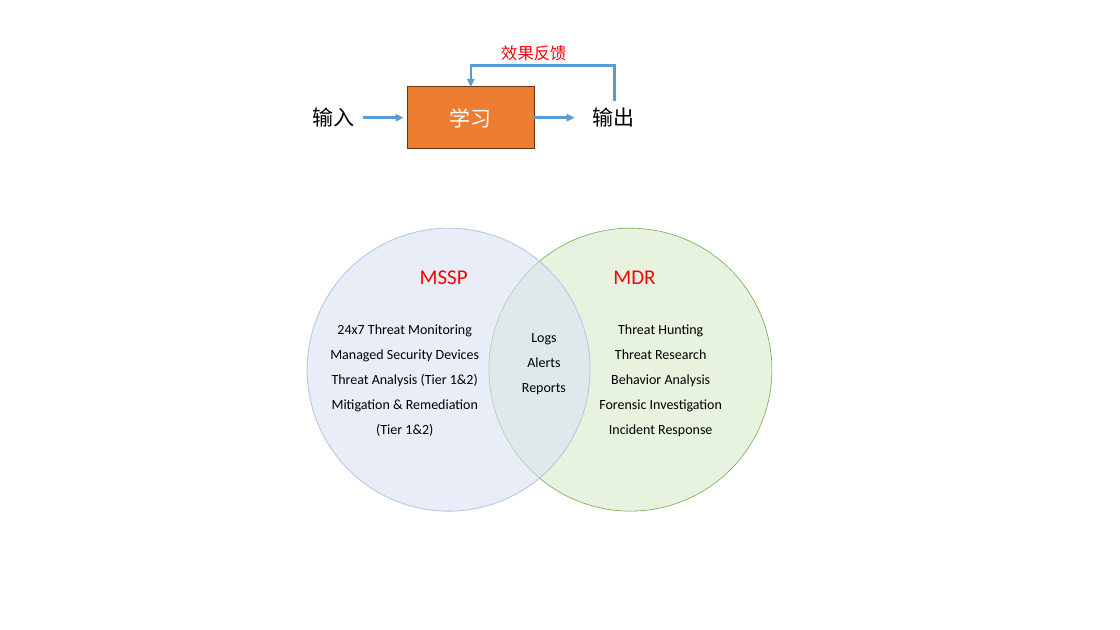
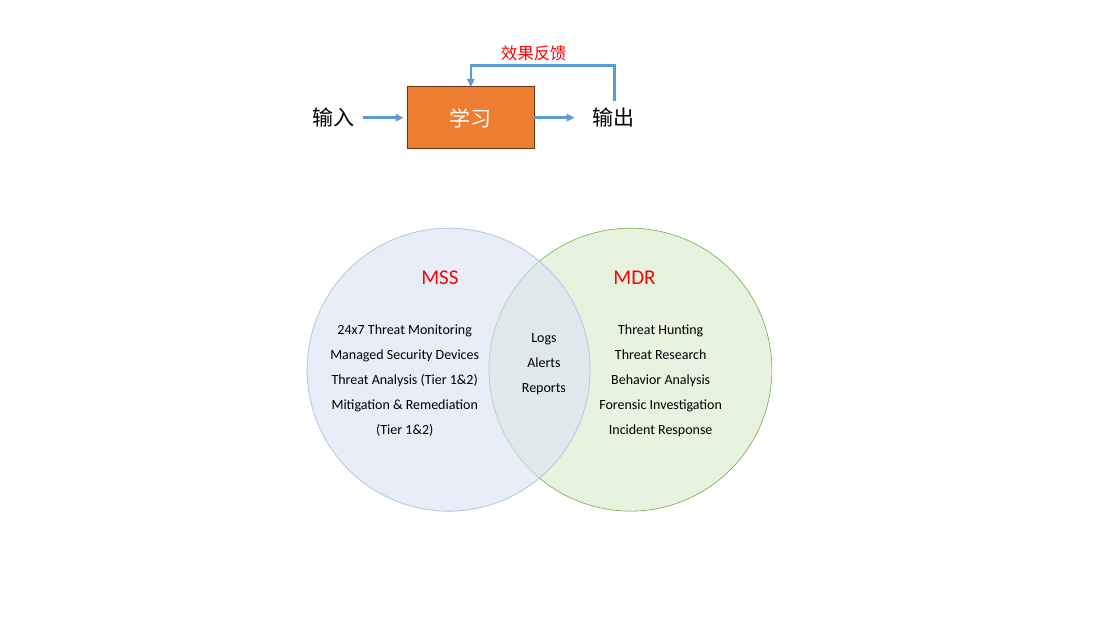
Before and after one commit to xiejava1018/xiejavaimagesrc, a slide deck: slide 5 of images/2023/画图.pptx. Drawn at 1120x630 pixels with LibreOffice and Linux fonts; fonts in the diff are those of the drawing. Boxes give left, top, right and bottom in pixels: in the first picture for what was removed or moved away, otherwise in the second. Text is boxed around its words. In the diff, an @@ line names an element or a change of style, - is before the commit and + after.

```diff
--- a/images/2023/画图.pptx
+++ b/images/2023/画图.pptx
@@ text at [421, 270, 458, 284]: text changed @@
-MSSP
+MSS
```
Also in this commit, not shown: 2 other files.
